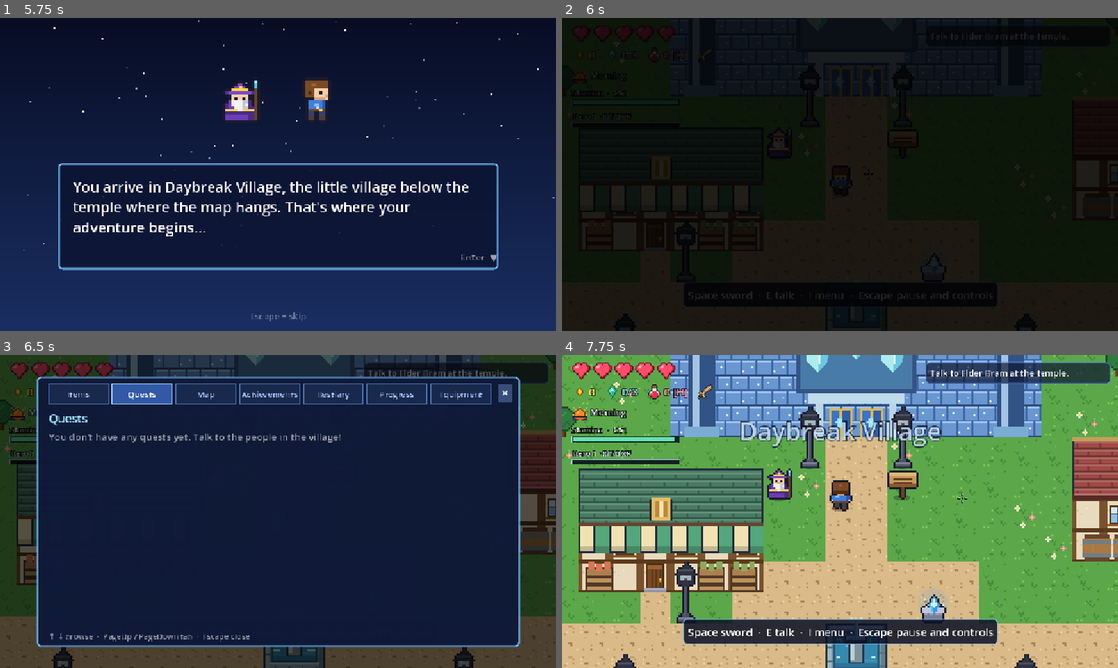
Above: before the commit, frames 1-4 (two rows, left to right).
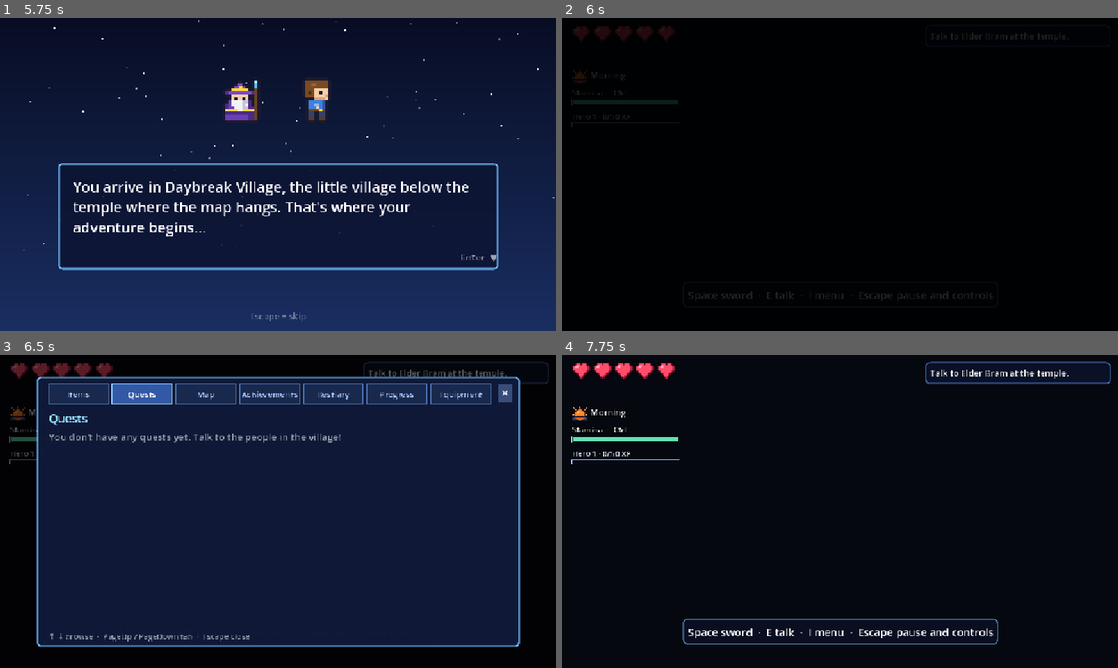
Above: after the commit, the same moments.

Repository: sjorswakka-sketch/bluemap
Game: Godot game, scene res://scenes/title.tscn
Two runs of this game, one before a commit and one after it. Both use one fixed random seed, a clock stepped at 60 frames per second and the inputs below.
Inputs (mouse positions are in pixels of both pictures, inside the frame that each line leads up to):
- Up to frame 1 (5.75 s): click "New Game" at 0.5 s; tap Enter (ui_accept) at 1.25, 1.52, 4.52 s; move the mouse to (400, 158) at 1.27 s; hold D (move_right) 1.28-2 s; hold Q (quests) 1.28-2 s; click (400, 158) at 1.42 s; drag from (166, 190) to (250, 237) at 2.02 s; move the mouse to (333, 105) at 2.77 s; hold D (move_right) 2.78-3.5 s; hold F (bow) 2.78-3.5 s; tap Q (quests) at 3.05, 4.55 s; drag from (250, 237) to (111, 127) at 3.52 s; move the mouse to (444, 221) at 4.27 s; hold A (move_left) 4.28-5 s; hold Shift (dodge) 4.28-5 s; drag from (111, 127) to (194, 96) at 5.02 s
- Up to frame 2 (6 s): move the mouse to (867, 174) at 5.77 s; hold S (move_down) from 5.78 s (still down); hold H (potion) from 5.78 s (still down); click (867, 174) at 5.92 s
- Up to frame 3 (6.5 s): keep holding S (move_down); keep holding H (potion); tap Q (quests) at 6.05 s
- Up to frame 4 (7.75 s): release S (move_down) at 6.5 s; release H (potion) at 6.5 s; drag from (756, 433) to (728, 527) at 6.52 s; tap Enter (ui_accept) at 7.25, 7.52 s; move the mouse to (962, 495) at 7.27 s; hold W (move_up) from 7.28 s (still down); hold Ctrl (sprint) from 7.28 s (still down); tap Q (quests) at 7.55 s

Frame 1 is identical in both runs. In frame 2, 35% of the frame differs, in the area x 0-100%, y 0-100%; in frame 3, 22%; in frame 4, 97%.
Error after the commit: Parse Error: Preload file "res://scripts/data/ext/polijst.gd" does not exist. (res://scripts/data/content.gd:55)

Commit message:
Dauwbos + polish content (schone merge vanaf main)

Diff:
--- a/scripts/data/content.gd
+++ b/scripts/data/content.gd
@@ -52,6 +52,7 @@
 	preload("res://scripts/data/ext/arena.gd"),
 	preload("res://scripts/data/ext/beroepen.gd"),
 	preload("res://scripts/data/ext/uitrusting.gd"),
+	preload("res://scripts/data/ext/polijst.gd"), # polish: Dauwbos + extra quests & NPC's
 ]
 
 
